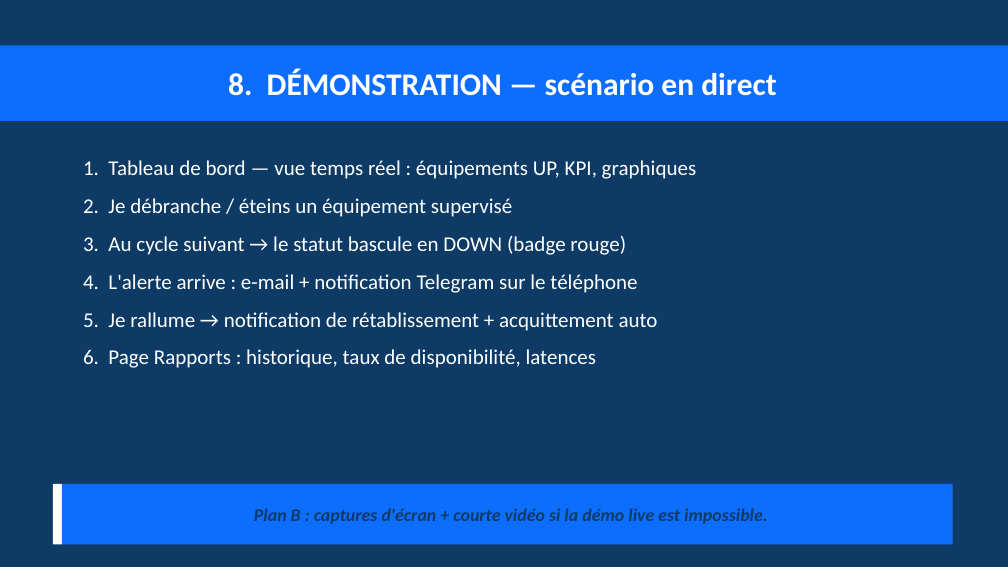
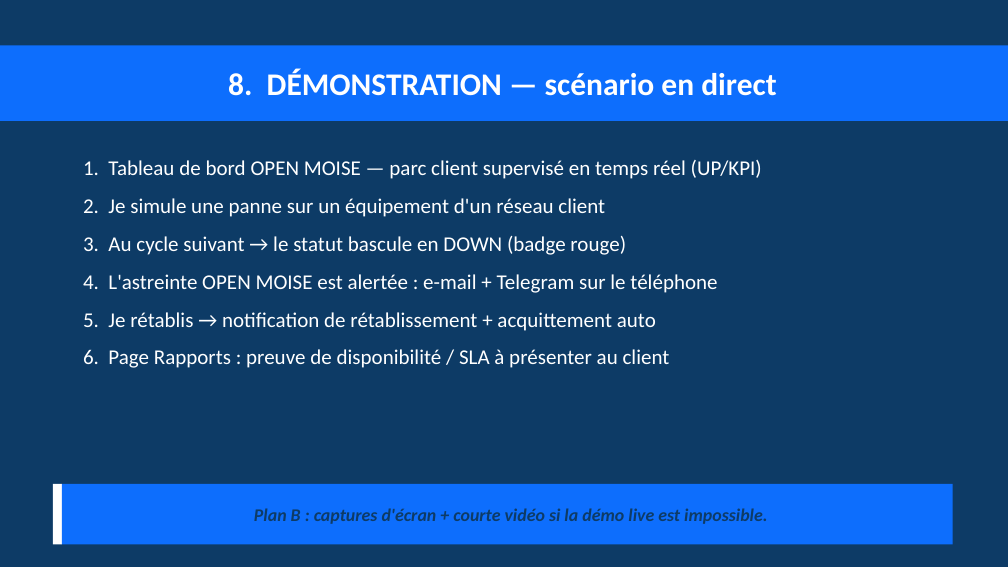
Before and after one commit to esperanceykouassi-bit/Supervision-reseau, a slide deck: slide 18 of soutenance/presentation-projet.pptx. Drawn at 1008x567 pixels with LibreOffice and Linux fonts; fonts in the diff are those of the drawing. Boxes give left, top, right and bottom in pixels: in the first picture for what was removed or moved away, otherwise in the second. Text is boxed around its words. In the diff, an @@ line names an element or a change of style, - is before the commit and + after.

```diff
--- a/soutenance/presentation-projet.pptx
+++ b/soutenance/presentation-projet.pptx
@@ text at (83,160,762,217): text changed @@
-1. Tableau de bord — vue temps réel : équipements UP, KPI, graphiques
-2. Je débranche / éteins un équipement supervisé
+1. Tableau de bord OPEN MOISE — parc client supervisé en temps réel (UP/KPI)
+2. Je simule une panne sur un équipement d'un réseau client
@@ text at (83,274,717,368): text changed @@
-4. L'alerte arrive : e-mail + notification Telegram sur le téléphone
-5. Je rallume → notification de rétablissement + acquittement auto
-6. Page Rapports : historique, taux de disponibilité, latences
+4. L'astreinte OPEN MOISE est alertée : e-mail + Telegram sur le téléphone
+5. Je rétablis → notification de rétablissement + acquittement auto
+6. Page Rapports : preuve de disponibilité / SLA à présenter au client
```
Also in this commit, not shown: 15 other slides changed, 1 slide added, 1 slide removed, 2 other files.
